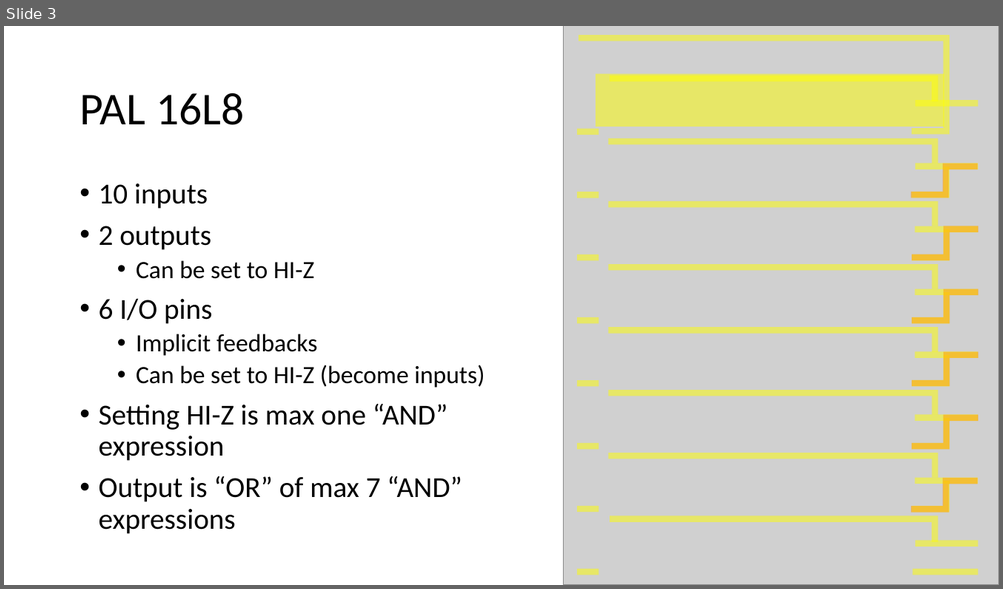
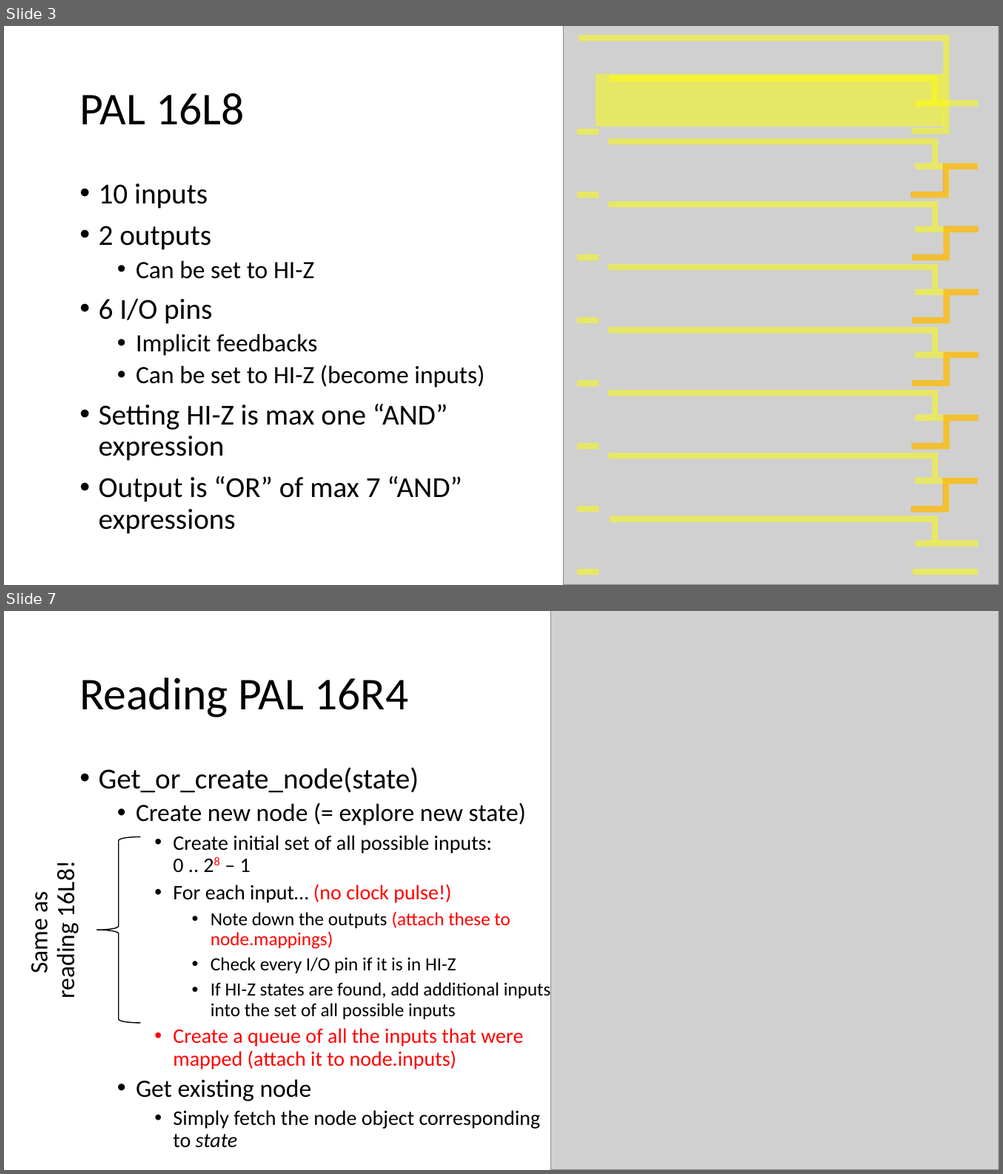
Before and after one commit to OddbitCoder/GdpPalAnalyzer, a slide deck: docs/PAL.pptx. Shown one above the other, each under a label of ours: slide 3 before the commit, slides 3 and 7 after it; the slides between them are not shown. The pictures are 1003x589 and 1003x1174 pixels, drawn with LibreOffice and Linux fonts; fonts in the diff are those of the drawing; grey boxes stand for pictures. Boxes give left, top, right and bottom in pixels: in the first picture for what was removed or moved away, otherwise in the second. Text is boxed around its words. In the diff, an @@ line names an element or a change of style, - is before the commit and + after.

```diff
--- a/docs/PAL.pptx
+++ b/docs/PAL.pptx
@@ slide 7 added at (4,611,999,1170), background #FFFFFF @@
@@ picture added at (551,611,999,1170) @@
@@ title added at (79,678,408,718), 44 pt, text #000000 @@
+Reading PAL 16R4
@@ text added at (99,767,551,1148), 20 pt, text #000000 @@
+• Get_or_create_node(state)
+  • Create new node (= explore new state)
+    • Create initial set of all possible inputs:
+      0 .. 28 – 1
+    • For each input… (no clock pulse!)
+      • Note down the outputs (attach these to node.mappings)
+      • Check every I/O pin if it is in HI-Z
+      • If HI-Z states are found, add additional inputs into the set of all possible inputs
+    • Create a queue of all the inputs that were mapped (attach it to node.inputs)
+  • Get existing node
+    • Simply fetch the node object corresponding to state
@@ left brace added at (96,837,141,1023), outline #000000 1 pt @@
@@ text added at (24,869,81,997), 24 pt, text #000000 @@
+Same as
+reading 16L8!
```
Also in this commit, not shown: 3 slides changed, 2 other slides added.
